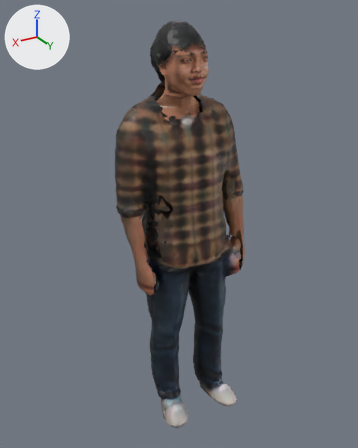
Renders of the glTF model public/models/ma/nhanvat/tp-039.glb from each side of a commit.
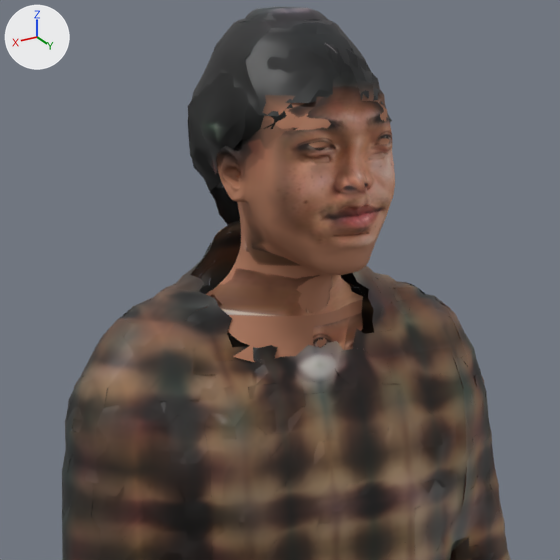
Old and new are each drawn whole from a 50 mm lens placed at (0.997, 1.583, 1.713), pointed at (0.017, -0.051, 0.895) and again close up on the part from 27% to 71% of the width and 4% to 39% of the height. Arrows for +X, +Y and +Z are at upper left; the lights stay in place. The last two pictures show the newer version. Vertices at exactly the same position are counted once.

The first close-up shows 'Body'.
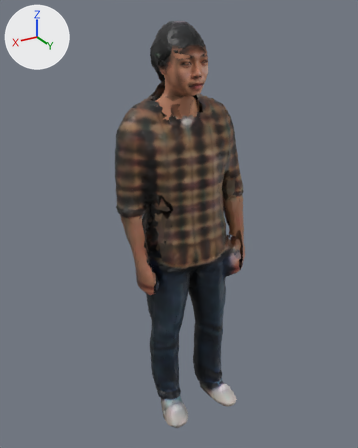
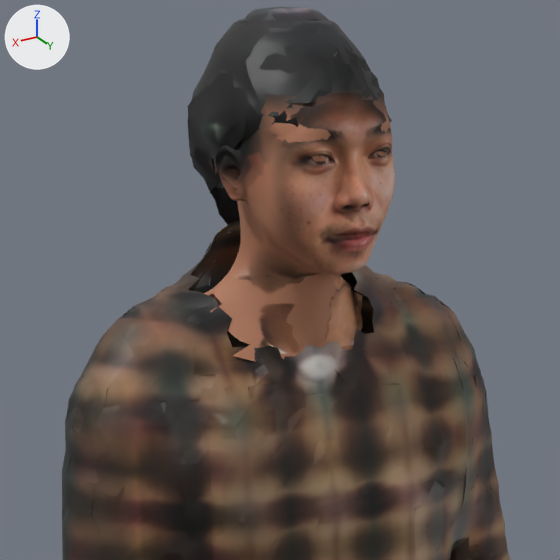
Pixel boxes [x1, y1, x2, y2] of what changed, in the close-ups (560 x 560 px; the box of a moved part takes in the faces that stretch with it):
part 1 of me_body, moved or reshaped: before [217, 43, 395, 348]; after [216, 42, 395, 348]
part 2 of me_body, surface changed: [206, 68, 394, 362] in both

Diff of the bpy script that builds the scene:
```diff
--- a/public/models/ma/nhanvat/tp-039.glb.py
+++ b/public/models/ma/nhanvat/tp-039.glb.py
@@ me_body @@
 # used by ob_body; location = (0.0, 0.0, 0.0)
-me_body.from_pydata(...)  # 16415 vertices, 24001 faces; spans x -0.28..0.28, y -0.21..0.18, z 0.0..1.68
+me_body.from_pydata(...)  # 16414 vertices, 23999 faces; spans x -0.28..0.28, y -0.21..0.18, z 0.0..1.68
+# me_body part 1: 482 vertices moved within x -0.07..0.11, y -0.11..0.08, z 1.36..1.63; 303 vertices removed from x -0.08..0.11, y -0.11..0.08, z 1.35..1.64; 302 vertices added at x -0.07..0.11, y -0.11..0.08, z 1.37..1.63
+# me_body part 2: 3166 kept faces spanning x -0.08..0.12, y -0.14..0.08, z 1.33..1.64 get new texture (UV) coordinates
 me_body.materials.append(mat_body)
```
